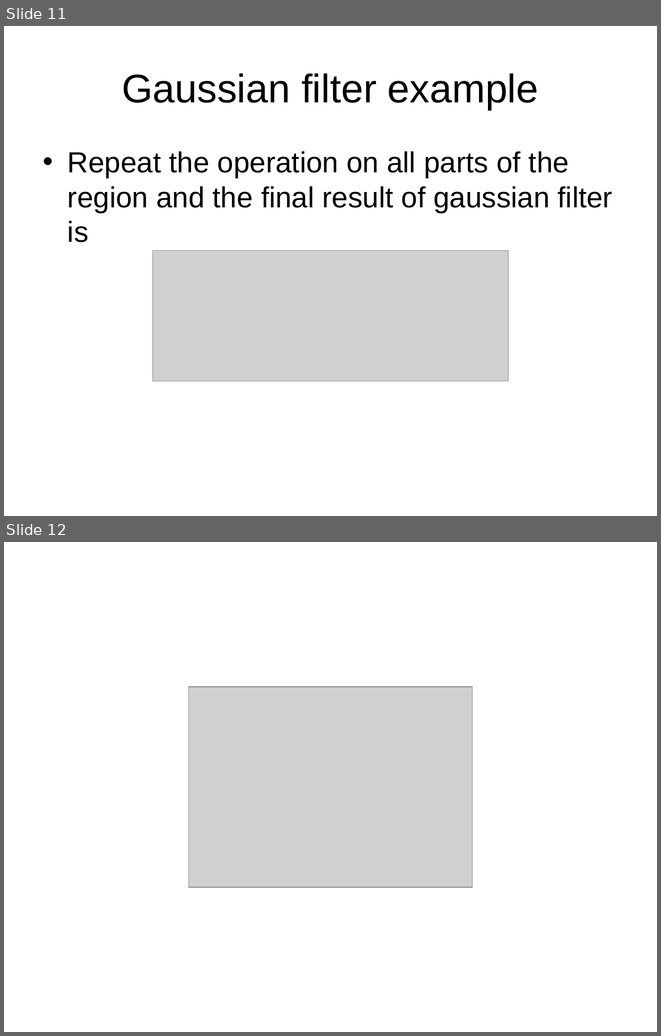
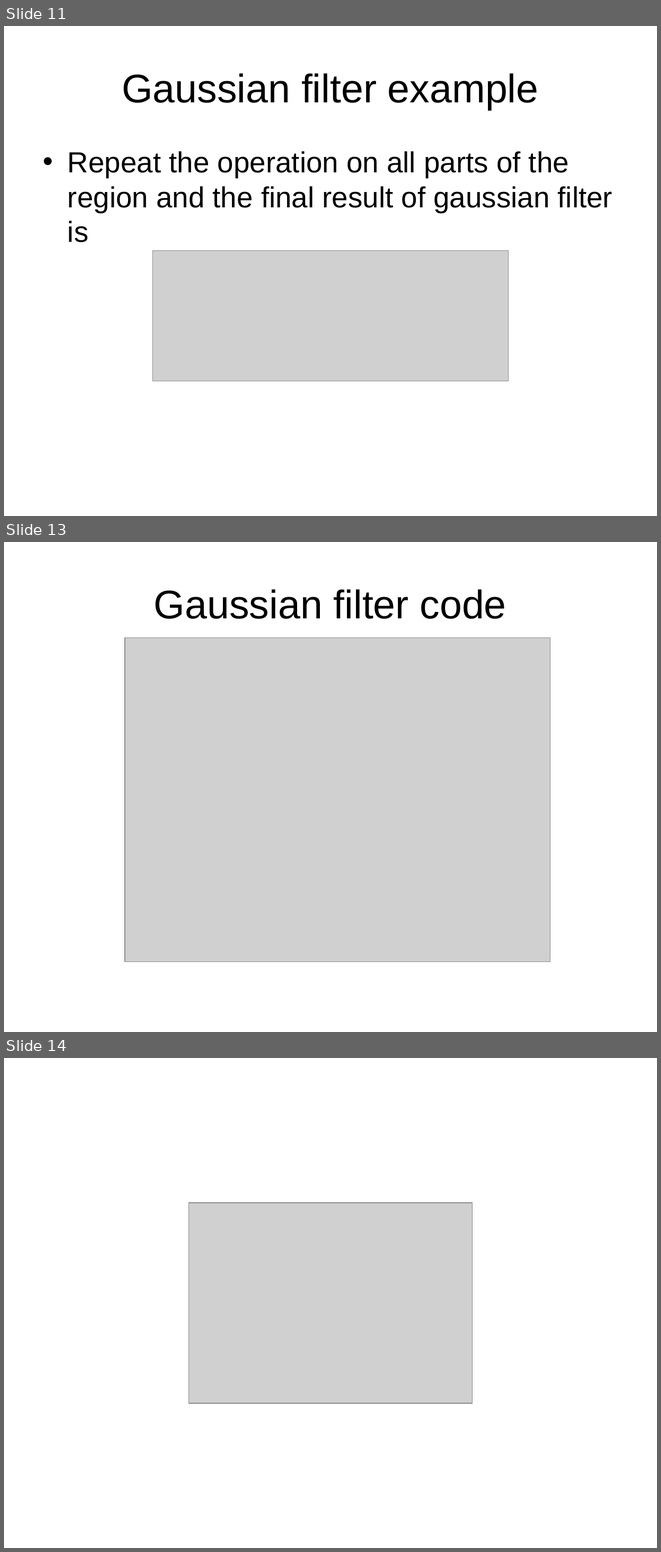
Before and after one commit to Professor93M/Gaussian_Filter_Matlab, a slide deck: Gaussian filter.ppt. Shown one above the other, each under a label of ours: slides 11 and 12 before the commit, slides 11, 13 and 14 after it; the slides between them are not shown. The pictures are 661x1036 and 661x1552 pixels, drawn with LibreOffice and Linux fonts; fonts in the diff are those of the drawing; grey boxes stand for pictures; background and template pictures are left out. Boxes give left, top, right and bottom in pixels: in the first picture for what was removed or moved away, otherwise in the second. Text is boxed around its words. In the diff, an @@ line names an element or a change of style, - is before the commit and + after.

```diff
--- a/Gaussian filter.ppt
+++ b/Gaussian filter.ppt
@@ slide 13 added at (4, 542, 657, 1032), background picture (left out) @@
@@ title added at (154, 589, 506, 619), 44 pt, text #000000 @@
+Gaussian filter code
@@ picture added at (125, 638, 550, 962) @@
@@ what was slide 12 is now slide 14 @@
```
Also in this commit, not shown: 1 other slide added.
